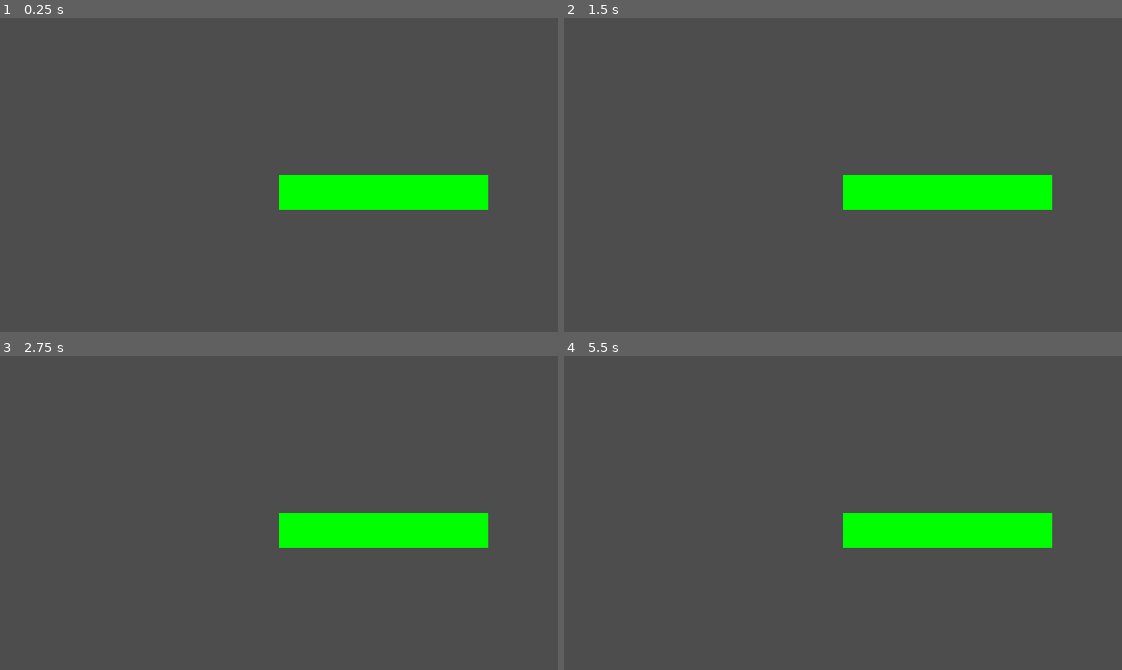
Above: before the commit, frames 1-4 (two rows, left to right).
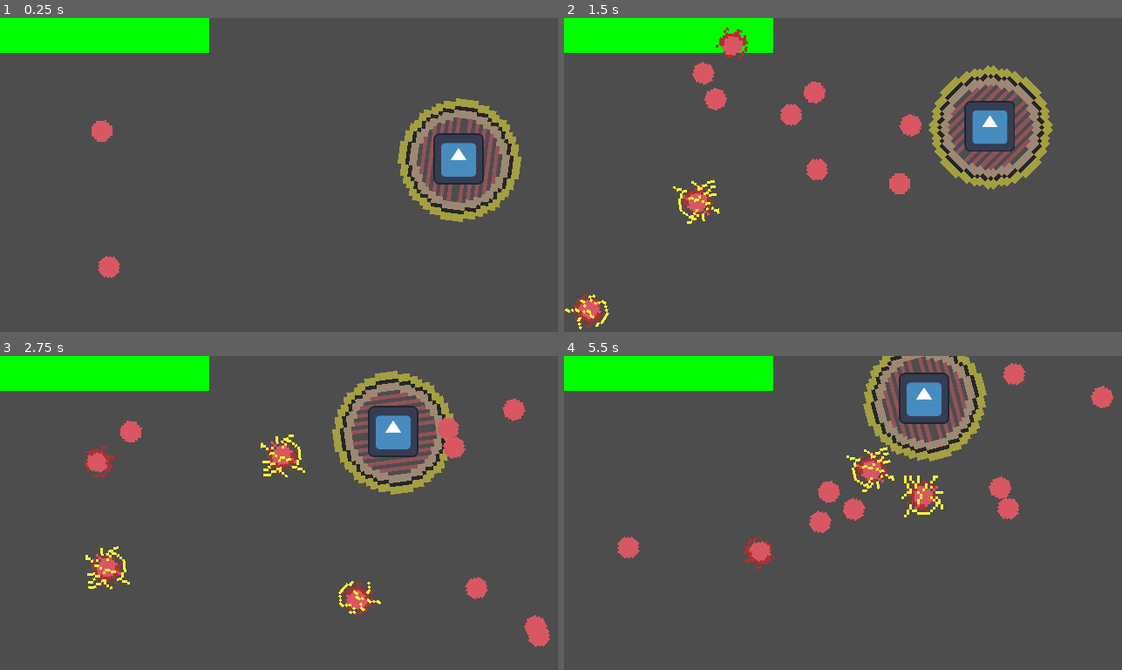
Above: after the commit, the same moments.

Repository: SabrinaRoss/Ludum-Dare-56
Game: Godot game, scene res://src/main/Level 3.tscn
Two runs of this game, one before a commit and one after it. Both use one fixed random seed, a clock stepped at 60 frames per second and the inputs below. This scene is started directly instead of the project's main scene. The engine's default icon, where the game draws it, is replaced by a stand-in: a white triangle on a blue panel in a dark square.
Inputs (mouse positions are in pixels of both pictures, inside the frame that each line leads up to):
- Up to frame 1 (0.25 s): no input
- Up to frame 2 (1.5 s): move the mouse to (965, 159) at 0.52 s; press the mouse at (965, 159) at 0.53 s; hold D (right) 0.53-1.28 s; move the mouse to (731, 190) at 1.27 s; release the mouse at (731, 190) at 1.28 s; hold S (down) from 1.28 s (still down); tap Space (roll) at 1.35 s
- Up to frame 3 (2.75 s): move the mouse to (334, 443) at 2.02 s; release S (down) at 2.03 s; hold D (right) from 2.03 s (still down); hold 1 from 2.03 s (still down)
- Up to frame 4 (5.5 s): move the mouse to (815, 575) at 2.77 s; release D (right) at 2.78 s; release 1 at 2.78 s; hold W (up) 2.78-3.53 s; click (815, 575) at 2.85 s; move the mouse to (1010, 560) at 3.52 s; hold A (left) 3.53-5.03 s; tap Space (roll) at 3.6 s; move the mouse to (675, 465) at 4.27 s; tap 1 at 4.35 s; move the mouse to (870, 513) at 5.02 s; press the mouse at (870, 513) at 5.03 s; hold S (down) from 5.03 s (still down)

The runs differ from the first frame. In frame 1, 13% of the frame differs, in the area x 0-94%, y 0-83%; in frame 2, 15%; in frame 3, 16%, in the area x 0-99%, y 0-93%; in frame 4, 16%.

Commit message:
beaver is getting imporved

Diff:
--- a/src/entities/boss/beaver/beaver.gd
+++ b/src/entities/boss/beaver/beaver.gd
@@ -1,11 +1,43 @@
-extends CharacterBody2D
+extends Node2D
+
+var rng = RandomNumberGenerator.new()
+var vel #Vector2
+var screenSize
+var re_move = false
+const SPEED = 300.0
+const JUMP_VELOCITY = -400.0
+
+func _ready() -> void:
+	vel = Vector2.ZERO
+	screenSize = get_viewport_rect().size
+	$Ai/Player_near/Player_near_sprite.modulate.a = .50
+func _physics_process(delta: float) -> void:
+	position += vel * delta * 15
+	position = position.clamp(Vector2.ZERO, screenSize)
+
+
+	if (position.x > screenSize.x -10 or position.x < 10):
+		vel.x *= -1
+	elif (position.y > screenSize.y - 10 or position.y < 10):
+		vel.y *= -1
+	if !re_move:
+		re_move = true
+		move()
 
 
 
-const SPEED = 300.0
-const JUMP_VELOCITY = -400.0
+func move():
+	var direction = rng.randi_range(0,4)
+	match direction:
+		0:
+			vel = Vector2(1,1)
+		1:
+			vel = Vector2(-1,1)
+		2:
+			vel = Vector2(1,-1)
+		3:
+			vel = Vector2(-1,-1)
 
-func _physics_process(delta: float) -> void:
-
-
-	move_and_slide()
+	await get_tree().create_timer(4.0).timeout
+	vel = Vector2.ZERO
+	re_move = false
--- a/src/entities/boss/beaver/beaver.tscn
+++ b/src/entities/boss/beaver/beaver.tscn
@@ -1,16 +1,17 @@
-[gd_scene load_steps=6 format=3 uid="uid://ch7qrikum5eyl"]
+[gd_scene load_steps=7 format=3 uid="uid://ch7qrikum5eyl"]
 
 [ext_resource type="Script" path="res://src/entities/boss/beaver/beaver.gd" id="1_d2i2x"]
 [ext_resource type="Script" path="res://src/entities/boss/beaver/beaverAI.gd" id="2_553ta"]
+[ext_resource type="Texture2D" uid="uid://badkiyyh0u7eb" path="res://assets/sprites/Beaver_Berrier.png" id="3_em727"]
 [ext_resource type="Texture2D" uid="uid://bdwkbjtjtu6tx" path="res://icon.svg" id="3_fr3dc"]
 
 [sub_resource type="CircleShape2D" id="CircleShape2D_uybsu"]
-radius = 34.0147
+radius = 34.0
 
 [sub_resource type="RectangleShape2D" id="RectangleShape2D_7ij7q"]
-size = Vector2(40, 40)
+size = Vector2(31, 30)
 
-[node name="Beaver" type="CharacterBody2D"]
+[node name="Beaver" type="Node2D"]
 script = ExtResource("1_d2i2x")
 
 [node name="Ai" type="Area2D" parent="."]
@@ -22,16 +23,22 @@
 position = Vector2(-1, 0)
 shape = SubResource("CircleShape2D_uybsu")
 
+[node name="Player_near_sprite" type="Sprite2D" parent="Ai/Player_near"]
+texture_filter = 1
+position = Vector2(1.90735e-06, 1.90735e-06)
+scale = Vector2(2.1875, 2.1875)
+texture = ExtResource("3_em727")
+
 [node name="Timer_Player_Near" type="Timer" parent="Ai"]
 wait_time = 2.0
 
 [node name="Sprite2D" type="Sprite2D" parent="."]
-position = Vector2(0, 1)
-scale = Vector2(0.3125, 0.304688)
+position = Vector2(-1.5, -0.625009)
+scale = Vector2(0.226562, 0.228516)
 texture = ExtResource("3_fr3dc")
 
 [node name="Enemy_Collision" type="CollisionShape2D" parent="."]
-position = Vector2(0, 1)
+position = Vector2(-1.5, -1)
 shape = SubResource("RectangleShape2D_7ij7q")
 metadata/_edit_lock_ = true
 
--- a/src/entities/boss/beaver/beaverAI.gd
+++ b/src/entities/boss/beaver/beaverAI.gd
@@ -1,7 +1,7 @@
 extends Node
 
 @onready var smite = preload("res://src/entities/boss/beaver/Smite.tscn")
-@export var num_of_smites: int = 10
+@export var num_of_smites: int = 50
 @export var crt_shader = load("res://src/entities/boss/beaver/crt.gdshader")
 @export var noise_shader = load("res://src/entities/boss/beaver/noise.gdshader")
 @export var pixelation_shader = load("res://src/entities/boss/beaver/noise.gdshader")
@@ -10,6 +10,8 @@
 var player_near
 var cur_body
 var shaders
+var direction = Vector2(0, 0)
+var check_dir_border = 1
 func _ready() -> void:
 	player_near = $Player_near
 	shaders = [crt_shader, noise_shader, pixelation_shader, tunnel_vision_shader]
@@ -20,8 +22,8 @@
 
 # ace attack is where the player get tooo place and than they get chainsawed
 var count = false
-func _physics_process(_delta: float) -> void:
-
+func _physics_process(delta: float) -> void:
+	$Player_near/Player_near_sprite.rotation_degrees += .5
 	if !count : main_attack()
 	count = true
 func main_attack():
@@ -30,7 +32,8 @@
 
 func smite_player():
 	var instance = smite.instantiate()
-	instance.global_position = get_tree().root.in_group("Player").position
+	instance.global_position = get_tree().get_root().in_group("Player").position
+	instance.scale *= 1.5
 	var timer = Timer.new()
 	timer.wait_time = 1
 	timer.one_shot = true
@@ -38,22 +41,23 @@
 	await timer.timeout
 	add_child(timer)
 	timer.start()
-	add_child(instance)
+	get_tree().get_root().add_child(instance)
 
 func smite_random_position(count_number_smites: int):
 	for i in count_number_smites:
 		var timer = Timer.new()
-		timer.wait_time = .15
+		timer.wait_time = .1
 		timer.one_shot = true
 		timer.connect("timeout", _on_timeout)
 		add_child(timer)
 		timer.start()
 		await timer.timeout
 		var instance = smite.instantiate()
-		var viewport = get_viewport().get_visible_rect()
-		instance.global_position = Vector2(randf_range(0, viewport.size.x), randf_range(0, viewport.size.y))
+		instance.scale *= 1.5
+		var viewport = get_tree().get_root().get_viewport().get_visible_rect()
+		instance.global_position = Vector2(randf_range(10, viewport.size.x -10), randf_range(10, viewport.size.y - 10))
 		instance.rotation_degrees = randi_range(0, 360)
-		add_child(instance)
+		get_tree().get_root().add_child(instance)
 
 	var timer = Timer.new()
 	timer.wait_time = 2
@@ -78,7 +82,6 @@
 func _on_timeout(): #timeout for the smite
 	pass
 
-
 func _on_body_entered(body) -> void:
 	$Timer_Player_Near.start()
 	cur_body = body
--- a/src/main/Level 3.tscn
+++ b/src/main/Level 3.tscn
@@ -16,5 +16,3 @@
 position = Vector2(34, 112)
 
 [node name="HealthBar" parent="." instance=ExtResource("3_6iqn2")]
-
-[node name="Camera2D" type="Camera2D" parent="."]
Not shown: 1 places in src/main/Level 3.tscn that only renumber resources
Not shown: 1 places in src/main/main.tscn that only renumber resources
